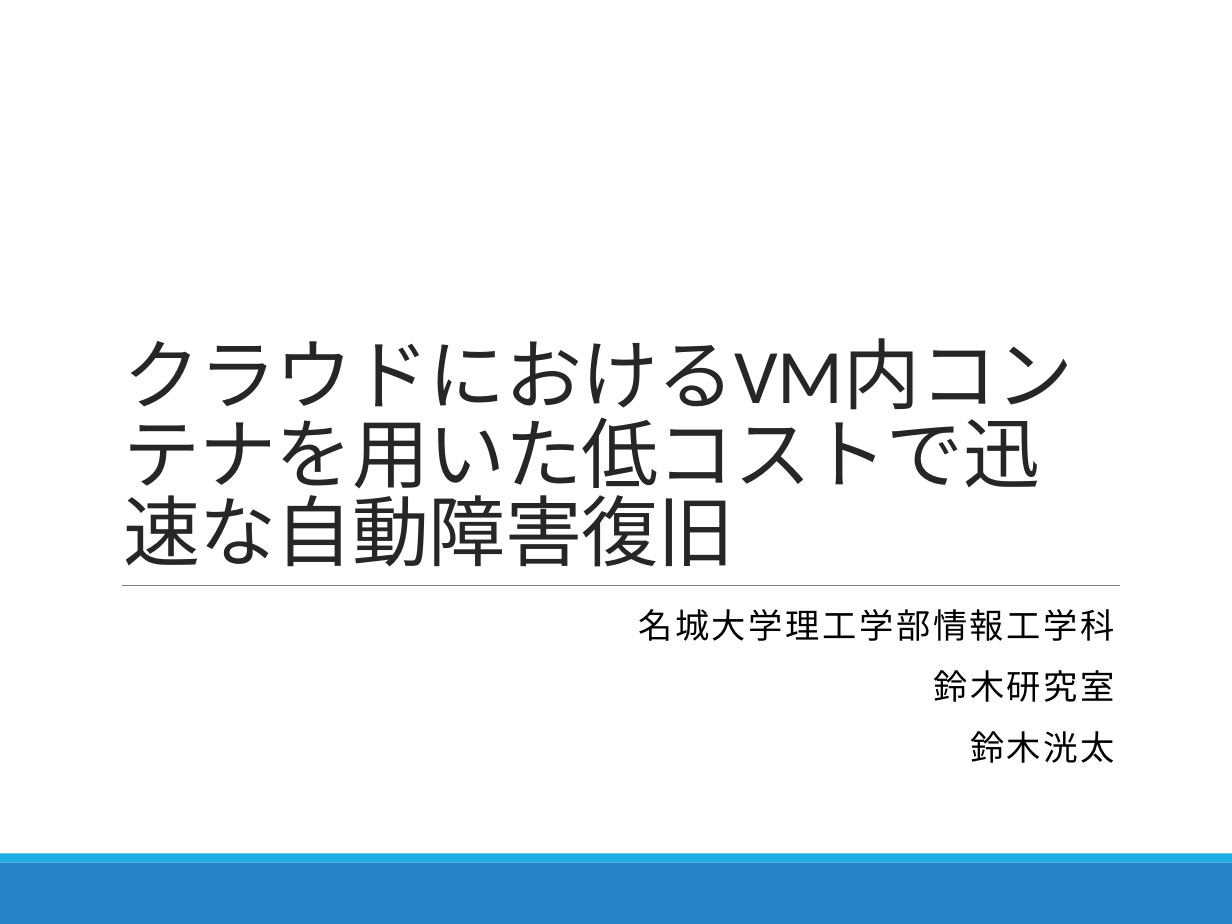
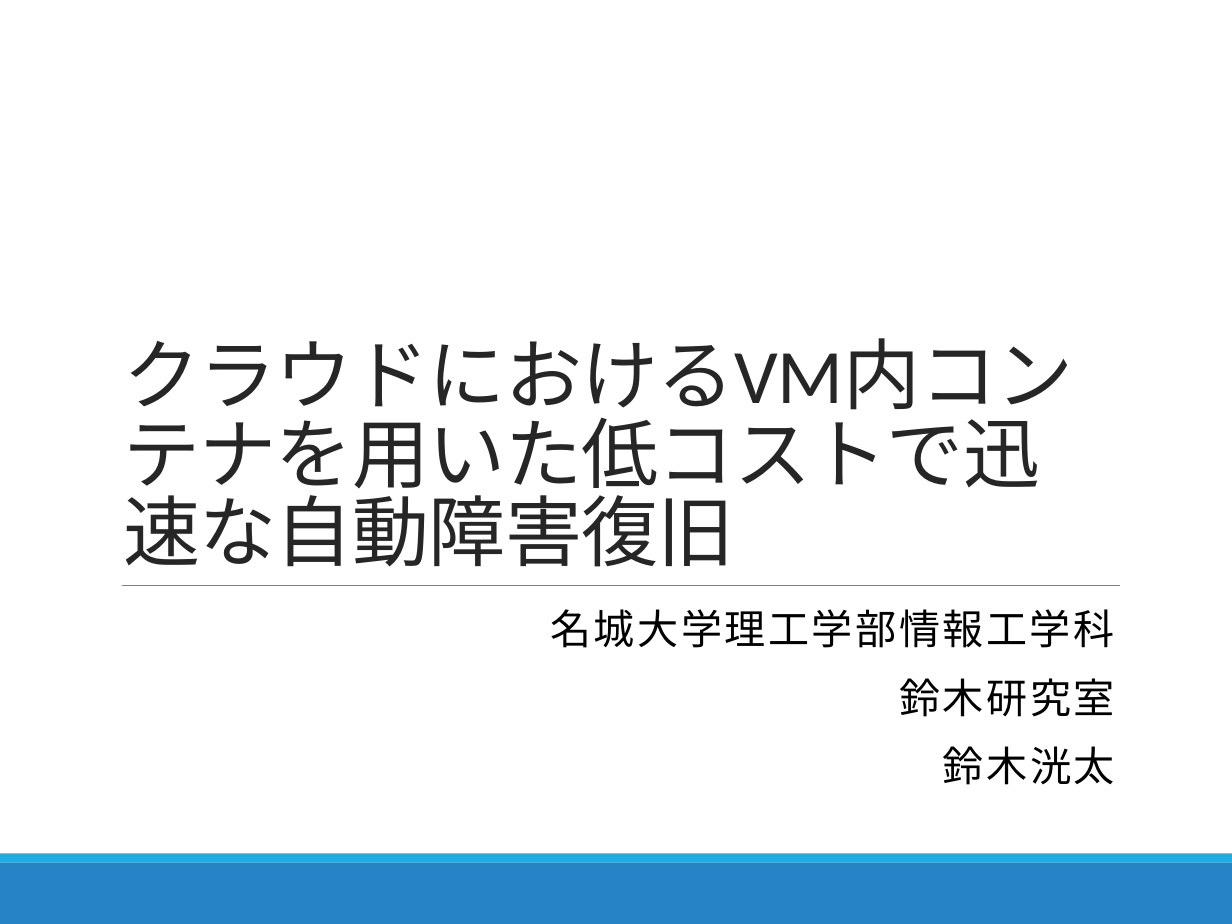
Before and after one commit to Kota0823/Document, a slide deck: slide 1 of 輪講2019-1_鈴木洸太.pptx. Drawn at 1232x924 pixels with LibreOffice and Linux fonts; fonts in the diff are those of the drawing. Boxes give left, top, right and bottom in pixels: in the first picture for what was removed or moved away, otherwise in the second. Text is boxed around its words. In the diff, an @@ line names an element or a change of style, - is before the commit and + after.

```diff
--- a/輪講2019-1_鈴木洸太.pptx
+++ b/輪講2019-1_鈴木洸太.pptx
@@ subtitle "名城大学理工学部情報工学科" at bbox=[550, 609, 1115, 785]: size 20 to 24 pt @@
```
Also in this commit, not shown: 5 other slides changed, 11 slides added, 1 other file.
